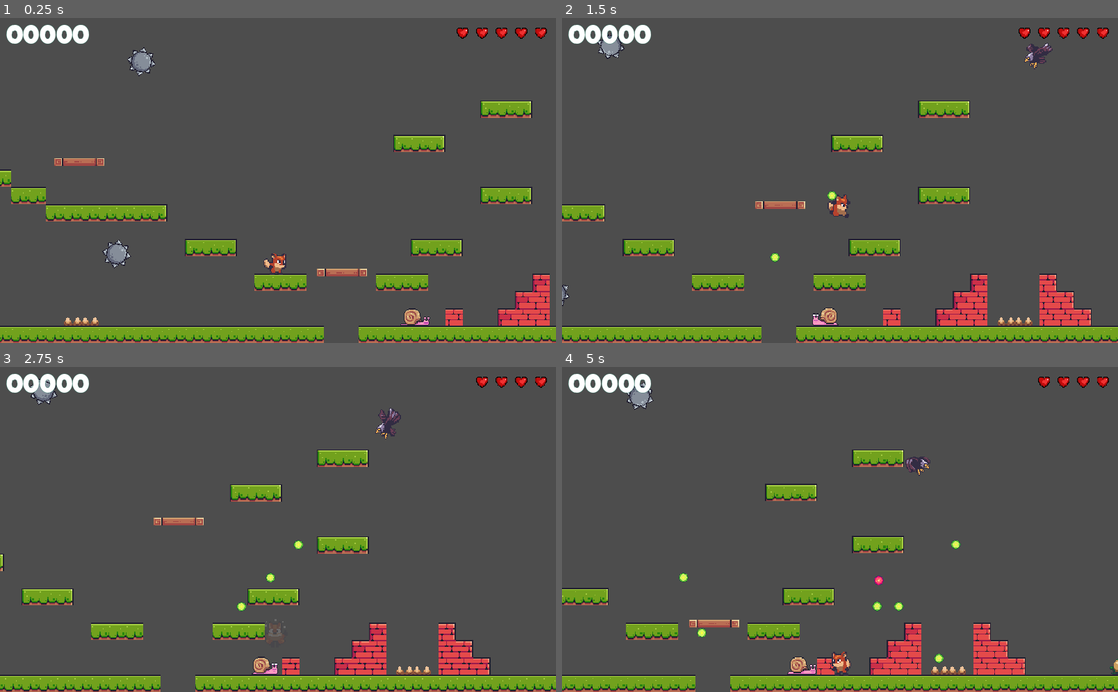
Above: before the commit, frames 1-4 (two rows, left to right).
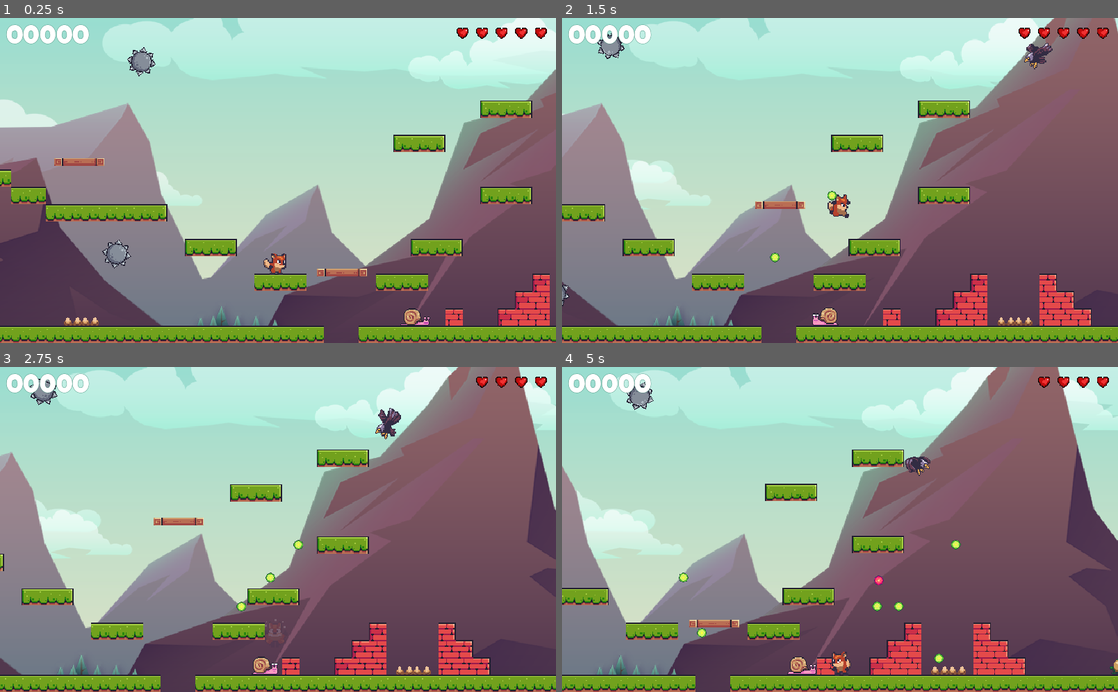
Above: after the commit, the same moments.

Repository: jaerrib/learning-godot
Game: Godot game, scene res://scenes/level_base/level_base.tscn
Same seed, same stepped clock (60 frames per second), same inputs: the game is played once before the commit and once after it.
Inputs:
- Up to frame 1 (0.25 s): no input
- Up to frame 2 (1.5 s): hold D (right) from 0.53 s (still down); tap E (shoot) at 0.6, 1.35 s; tap Space (jump) at 0.77 s
- Up to frame 3 (2.75 s): tap Space (jump) at 1.52 s; release D (right) at 2.03 s; hold A (left) from 2.03 s (still down); tap E (shoot) at 2.1 s
- Up to frame 4 (5 s): release A (left) at 2.78 s; hold D (right) 2.78-4.28 s; tap E (shoot) at 2.85, 3.6, 4.35 s; tap Space (jump) at 3.02, 3.77, 4.52 s; hold A (left) from 4.28 s (still down)

The runs differ from the first frame. In frame 1, 77% of the frame differs, in the area x 0-100%, y 0-100%; in frame 2, 76%; in frame 3, 77%; in frame 4, 75%.

Commit message:
Add parallex backgrounds using code

Diff:
--- a/foxy-antics/scenes/level_base/level_base.tscn
+++ b/foxy-antics/scenes/level_base/level_base.tscn
@@ -13,6 +13,7 @@
 [ext_resource type="PackedScene" uid="uid://cafgc73je74ud" path="res://scenes/moving_platform/moving_platform.tscn" id="10_wnoe6"]
 [ext_resource type="PackedScene" uid="uid://cw3q71qnqigix" path="res://scenes/boss/boss.tscn" id="12_2effb"]
 [ext_resource type="PackedScene" uid="uid://qctr3uetjjwe" path="res://scenes/checkpoint/checkpoint.tscn" id="13_wnp4q"]
+[ext_resource type="PackedScene" uid="uid://b2q4vl66rystd" path="res://scenes/scrolling_bg/scrolling_bg.tscn" id="14_0bj16"]
 
 [sub_resource type="TileSetAtlasSource" id="TileSetAtlasSource_xs713"]
 texture = ExtResource("1_05qyw")
@@ -314,3 +315,6 @@
 
 [node name="Checkpoint" parent="." instance=ExtResource("13_wnp4q")]
 position = Vector2(1104, -16)
+
+[node name="ScrollingBg" parent="." instance=ExtResource("14_0bj16")]
+level_number = 1
--- /dev/null
+++ b/foxy-antics/scenes/scrolling_bg/scrolling_bg.gd
@@ -0,0 +1,89 @@
+extends ParallaxBackground
+
+
+const BG_FILES: Dictionary = {
+	1: [
+		preload("res://assets/backgrounds/game_background_1/layers/sky.png"),
+		preload("res://assets/backgrounds/game_background_1/layers/clouds_1.png"),
+		preload("res://assets/backgrounds/game_background_1/layers/clouds_2.png"),
+		preload("res://assets/backgrounds/game_background_1/layers/clouds_3.png"),
+		preload("res://assets/backgrounds/game_background_1/layers/clouds_4.png"),
+		preload("res://assets/backgrounds/game_background_1/layers/rocks_1.png"),
+		preload("res://assets/backgrounds/game_background_1/layers/rocks_2.png")
+	],
+	2: [
+		preload("res://assets/backgrounds/game_background_2/layers/sky.png"),
+		preload("res://assets/backgrounds/game_background_2/layers/birds.png"),
+		preload("res://assets/backgrounds/game_background_2/layers/clouds_1.png"),
+		preload("res://assets/backgrounds/game_background_2/layers/clouds_2.png"),
+		preload("res://assets/backgrounds/game_background_2/layers/clouds_3.png"),
+		preload("res://assets/backgrounds/game_background_2/layers/pines.png"),
+		preload("res://assets/backgrounds/game_background_2/layers/rocks_1.png"),
+		preload("res://assets/backgrounds/game_background_2/layers/rocks_2.png"),
+		preload("res://assets/backgrounds/game_background_2/layers/rocks_3.png")
+	],
+	3: [
+		preload("res://assets/backgrounds/game_background_3/layers/sky.png"),
+		preload("res://assets/backgrounds/game_background_3/layers/clouds_1.png"),
+		preload("res://assets/backgrounds/game_background_3/layers/clouds_2.png"),
+		preload("res://assets/backgrounds/game_background_3/layers/ground_1.png"),
+		preload("res://assets/backgrounds/game_background_3/layers/ground_2.png"),
+		preload("res://assets/backgrounds/game_background_3/layers/ground_3.png"),
+		preload("res://assets/backgrounds/game_background_3/layers/plant.png"),
+		preload("res://assets/backgrounds/game_background_3/layers/rocks.png")
+	],
+	4: [
+		preload("res://assets/backgrounds/game_background_4/layers/sky.png"),
+		preload("res://assets/backgrounds/game_background_4/layers/clouds_1.png"),
+		preload("res://assets/backgrounds/game_background_4/layers/clouds_2.png"),
+		preload("res://assets/backgrounds/game_background_4/layers/ground.png"),
+		preload("res://assets/backgrounds/game_background_4/layers/rocks.png")
+	]
+}
+
+@export_range(1, 4) var level_number: int
+
+var mirror_x: float = 1440.0
+var sprite_scale: Vector2 = Vector2(0.75, 0.75)
+
+
+# Called when the node enters the scene tree for the first time.
+func _ready():
+	add_backgrounds()
+
+
+func get_increment() -> float:
+	return 1.0 / BG_FILES[level_number].size()
+
+
+func get_sprite(t: Texture2D) -> Sprite2D:
+	var sprite = Sprite2D.new()
+	sprite.texture = t
+	sprite.scale = sprite_scale
+	sprite.offset = Vector2(0, 200)
+	return sprite
+
+
+func add_layer(t: Texture2D, time_offset: float) -> void:
+	var sprite = get_sprite(t)
+
+	var par_la = ParallaxLayer.new()
+	par_la.motion_mirroring = Vector2(mirror_x, 0)
+	par_la.motion_scale = Vector2(time_offset, 0)
+	par_la.add_child(sprite)
+
+	add_child(par_la)
+
+
+func add_backgrounds() -> void:
+	var inc = get_increment()
+	var time_offset = inc
+	var files_list = BG_FILES[level_number]
+
+	for index in range(files_list.size()):
+		var bg_file = files_list[index]
+		if index == 0:
+			add_layer(bg_file, 1)
+		else:
+			add_layer(bg_file, time_offset)
+			time_offset += inc
--- /dev/null
+++ b/foxy-antics/scenes/scrolling_bg/scrolling_bg.tscn
@@ -0,0 +1,6 @@
+[gd_scene load_steps=2 format=3 uid="uid://b2q4vl66rystd"]
+
+[ext_resource type="Script" path="res://scenes/scrolling_bg/scrolling_bg.gd" id="1_jyb6w"]
+
+[node name="ScrollingBg" type="ParallaxBackground"]
+script = ExtResource("1_jyb6w")
Not shown: 1 places in foxy-antics/scenes/level_base/level_base.tscn that only renumber resources
